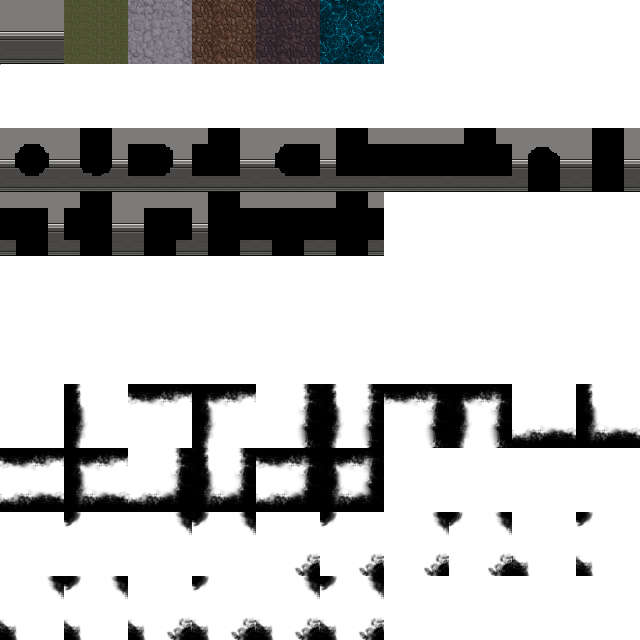
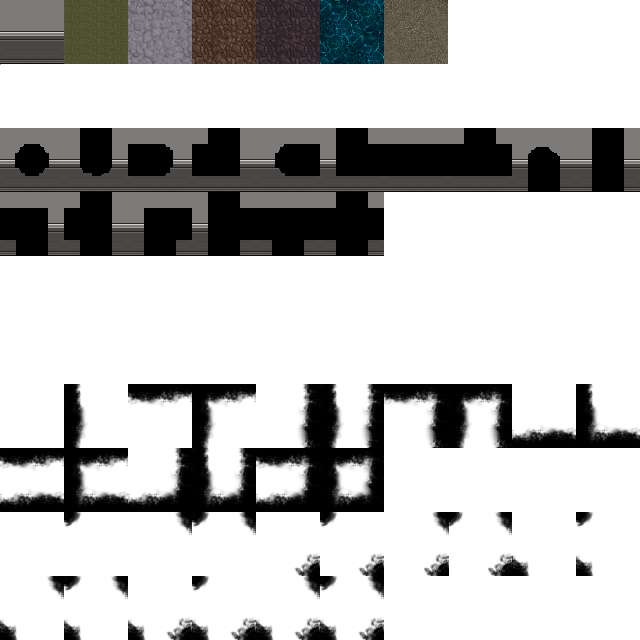
Layers edited between the first and the second 640×640 image:
added layer "Layer 3" above "Layer 2" over bbox(384, 0, 448, 64)
